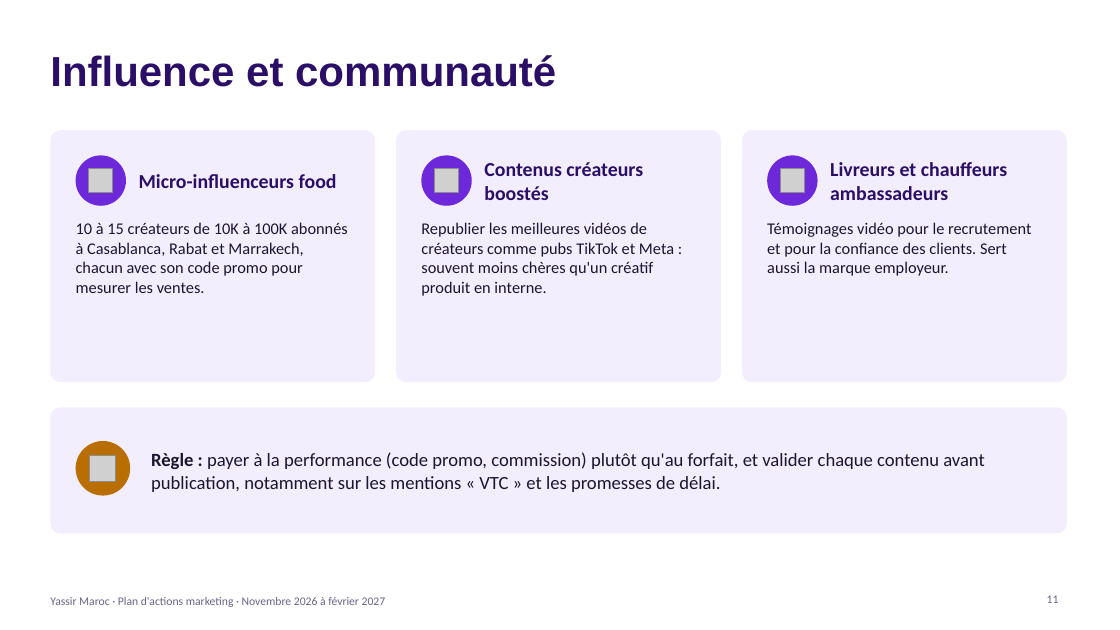
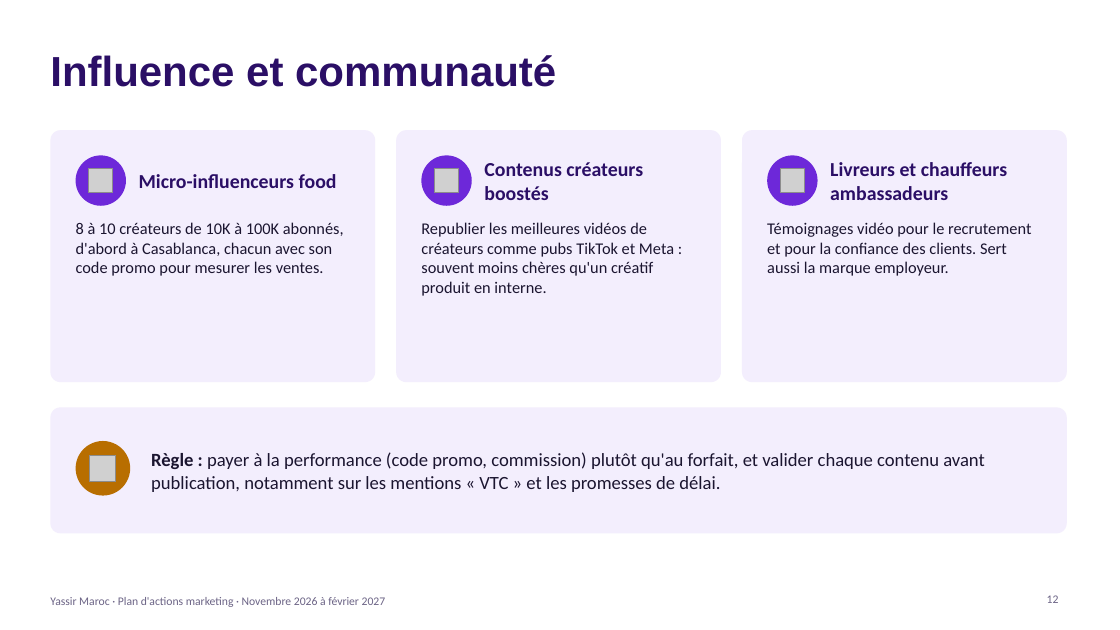
Before and after one commit to aymaneai-del/Projects-, a slide deck: slide 12 of yassir-maroc/Yassir_Maroc_Plan_Marketing_Nov2026-Fev2027.pptx (slide 11 before the commit). Drawn at 1120x630 pixels with LibreOffice and Linux fonts; fonts in the diff are those of the drawing; grey boxes stand for pictures. Boxes give left, top, right and bottom in pixels: in the first picture for what was removed or moved away, otherwise in the second. Text is boxed around its words. In the diff, an @@ line names an element or a change of style, - is before the commit and + after.

```diff
--- a/yassir-maroc/Yassir_Maroc_Plan_Marketing_Nov2026-Fev2027.pptx
+++ b/yassir-maroc/Yassir_Maroc_Plan_Marketing_Nov2026-Fev2027.pptx
@@ text at [76, 222, 344, 276]: text changed @@
-10 à 15 créateurs de 10K à 100K abonnés à Casablanca, Rabat et Marrakech, chacun avec son code promo pour mesurer les ventes.
+8 à 10 créateurs de 10K à 100K abonnés, d'abord à Casablanca, chacun avec son code promo pour mesurer les ventes.
@@ page number at [1047, 595, 1059, 603]: text changed @@
-11
+12
```
Also in this commit, not shown: 3 other slides changed, 2 slides added, 1 slide removed.
